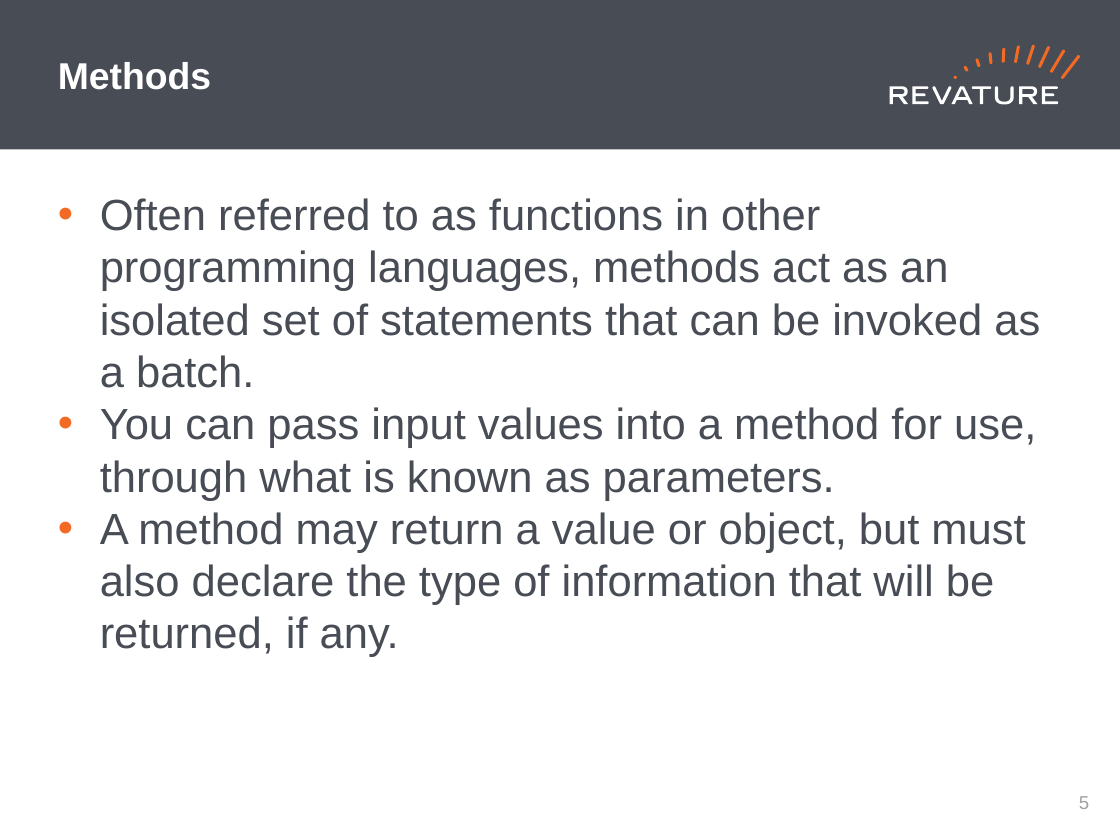
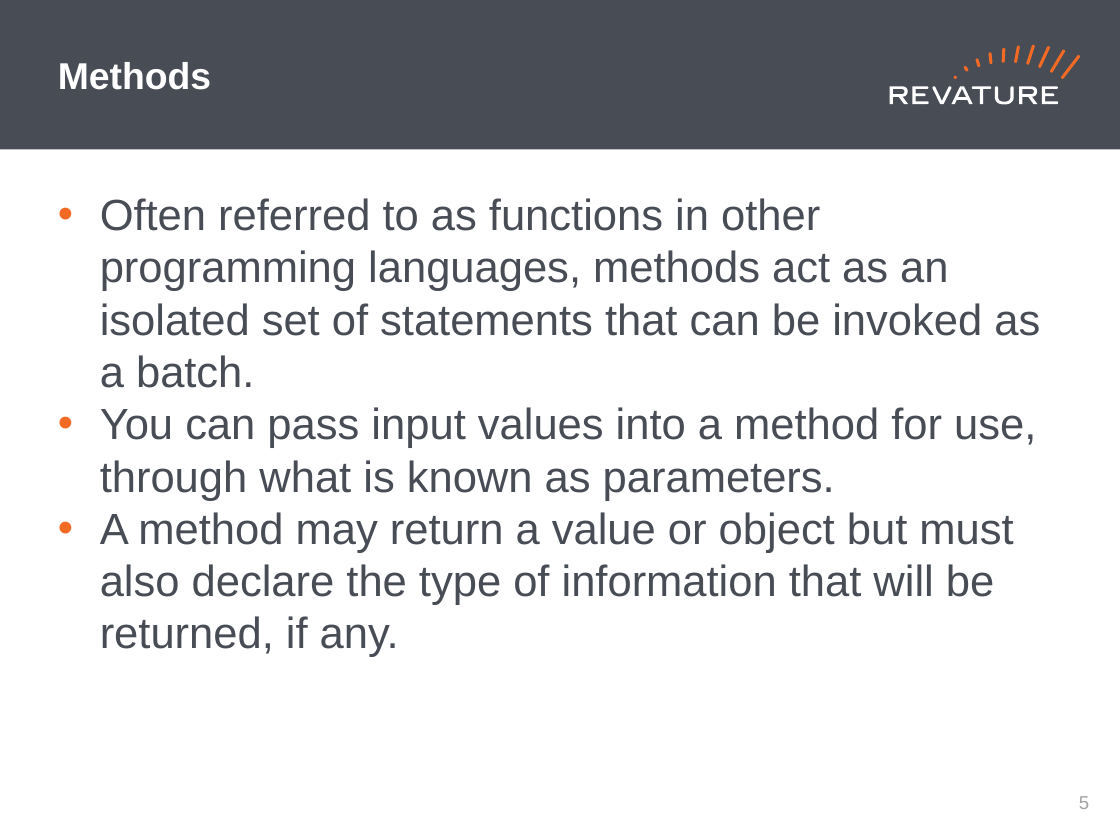
Before and after one commit to jhigherevature/ROCP-210412, a slide deck: slide 6 of powerpoints/Roc_Day02 - Operators_Methods_Arrays_FlowControl.pptx. Drawn at 1120x840 pixels with LibreOffice and Linux fonts; fonts in the diff are those of the drawing. Boxes give left, top, right and bottom in pixels: in the first picture for what was removed or moved away, otherwise in the second. Text is boxed around its words. In the diff, an @@ line names an element or a change of style, - is before the commit and + after.

```diff
--- a/powerpoints/Roc_Day02 - Operators_Methods_Arrays_FlowControl.pptx
+++ b/powerpoints/Roc_Day02 - Operators_Methods_Arrays_FlowControl.pptx
@@ text at box(100, 512, 1013, 657): text changed @@
-• A method may return a value or object, but must also declare the type of information that will be returned, if any.
+• A method may return a value or object but must also declare the type of information that will be returned, if any.
```
Also in this commit, not shown: 27 other files.
